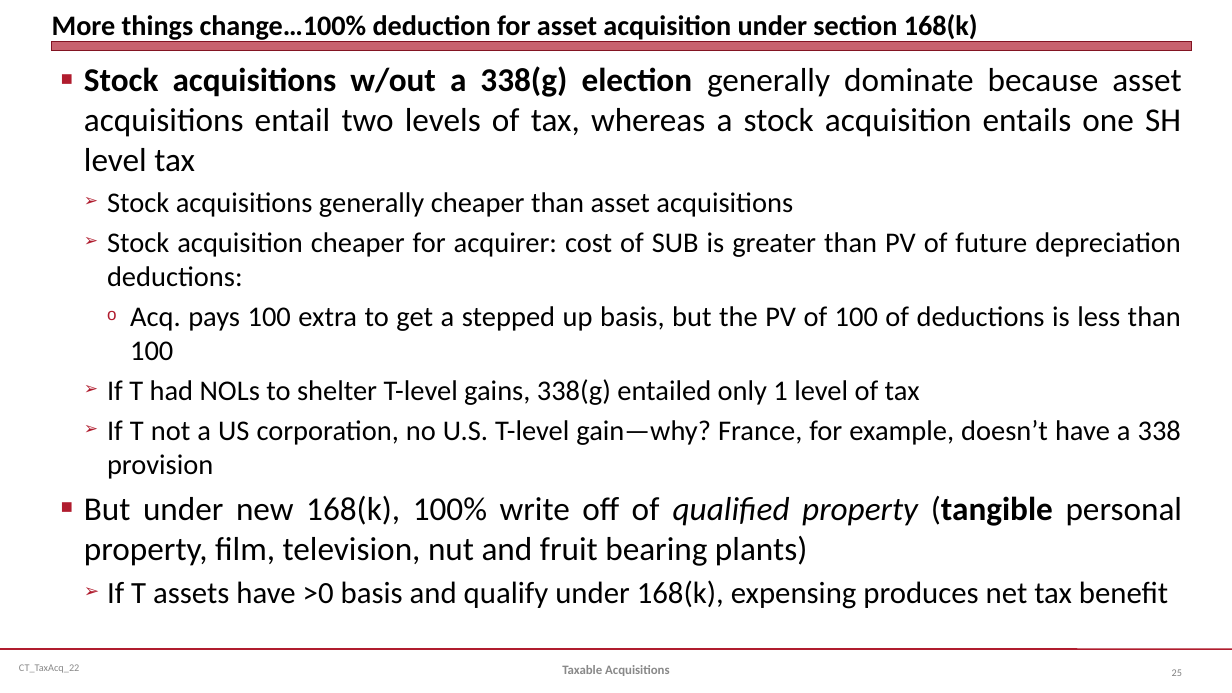
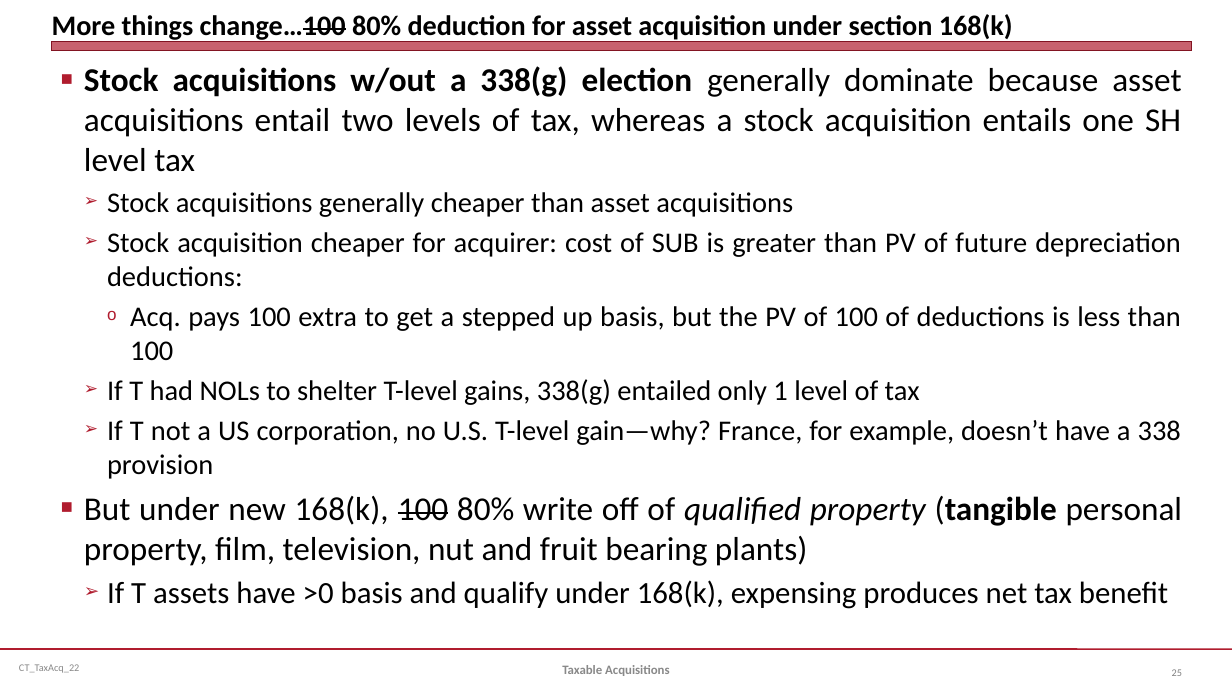
Before and after one commit to jmc877/Corporate-Tax, a slide deck: slide 25 of slides/CT_TaxAcq_22.pptx. Drawn at 1232x693 pixels with LibreOffice and Linux fonts; fonts in the diff are those of the drawing. Boxes give left, top, right and bottom in pixels: in the first picture for what was removed or moved away, otherwise in the second. Text is boxed around its words. In the diff, an @@ line names an element or a change of style, - is before the commit and + after.

```diff
--- a/slides/CT_TaxAcq_22.pptx
+++ b/slides/CT_TaxAcq_22.pptx
@@ title at box(52, 14, 1013, 42): text changed @@
-More things change…100% deduction for asset acquisition under section 168(k)
+More things change…100 80% deduction for asset acquisition under section 168(k)
@@ text at box(84, 496, 1183, 566): text changed @@
-■ But under new 168(k), 100% write off of qualified property (tangible personal property, film, television, nut and fruit bearing plants)
+■ But under new 168(k), 100 80% write off of qualified property (tangible personal property, film, television, nut and fruit bearing plants)
```
Also in this commit, not shown: 2 other slides changed, 5 other files.
